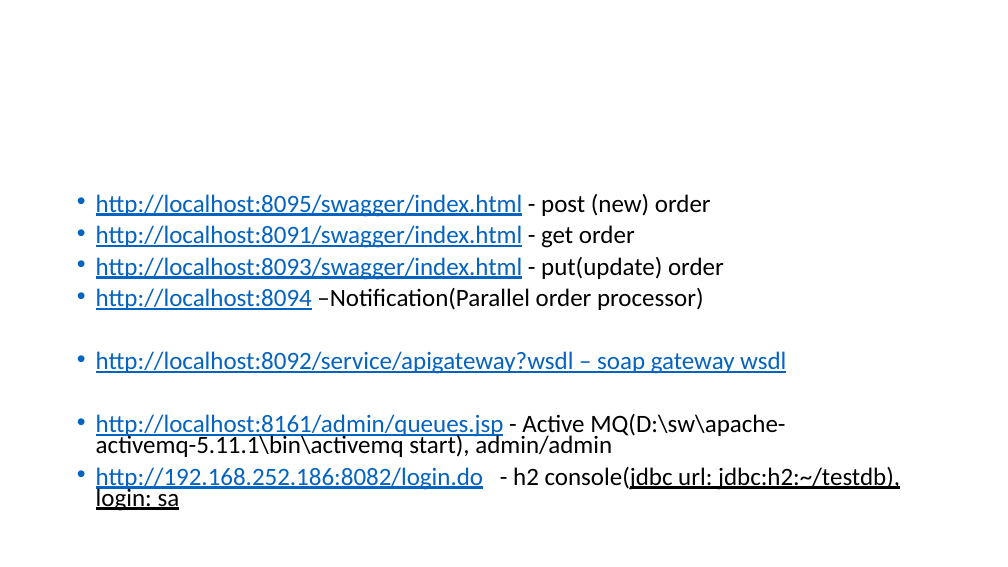
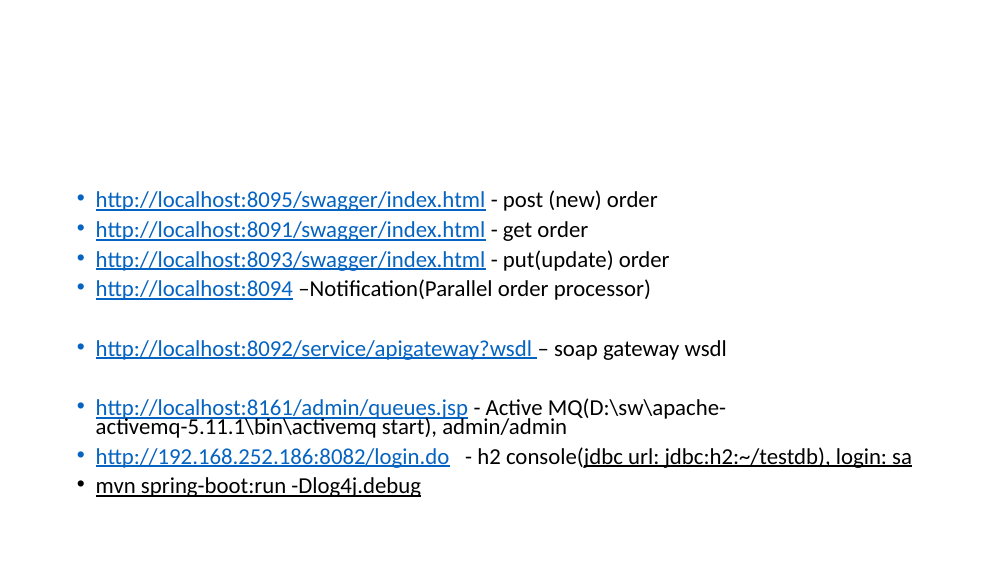
Before and after one commit to ashvanisr/odcameltraining, a slide deck: slide 2 of training_tasks.pptx. Drawn at 1008x567 pixels with LibreOffice and Linux fonts; fonts in the diff are those of the drawing. Boxes give left, top, right and bottom in pixels: in the first picture for what was removed or moved away, otherwise in the second. Text is boxed around its words. In the diff, an @@ line names an element or a change of style, - is before the commit and + after.

```diff
--- a/training_tasks.pptx
+++ b/training_tasks.pptx
@@ text at [96,190,912,468]: size 23.8 to 21.7 pt; text colour #0563C1 to #000000, underline off in "– soap gateway wsdl" @@
@@ text at [96,477,421,497]: paragraph added @@
+• mvn spring-boot:run -Dlog4j.debug
```
Also in this commit, not shown: 2 slides added, 36 other files.
